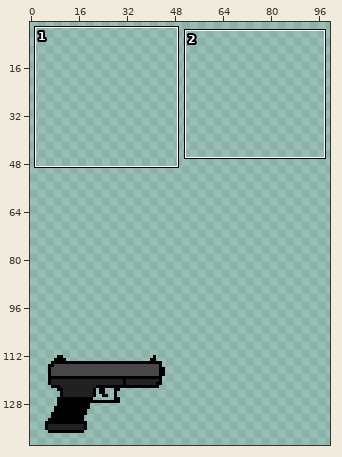
Sprite sheet, stored at Assets/Object/glock.png. Above: a wide view before the commit, with the close-up outlined.
Close-up. Before:
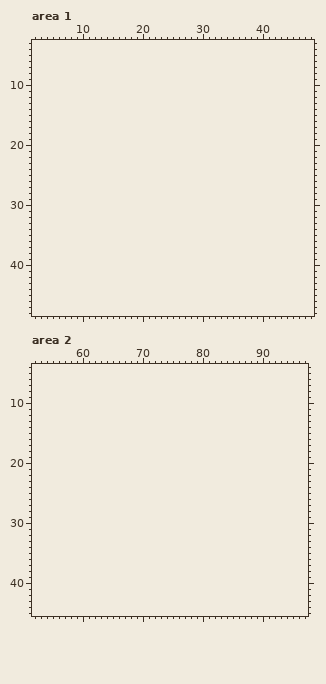
The file is 40x26 pixels. Shown: area 1: x 2..48, y 3..48; area 2: x 52..97, y 4..45. The old version is drawn lined up with the new one, on the new canvas. The wide view leaves out empty margins. The commit also changed other parts of the picture, which this record leaves out.
Palette (. is transparent): 
Once edited:
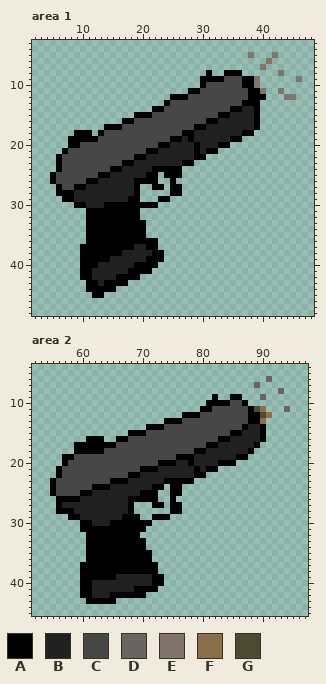
Colours new in this view: A #000000  B #212121  C #474747  D #6d6262  E #80746c  F #8b6e4c  G #4f4b32
From old to new:
canvas 40x26 -> 100x150, the old top-left corner now at 5,112
Changed rows in their new state; - is an unchanged pixel.
Area 1:
first column x 5:
 5 ---------------------------------E---E----
 6 ------------------------------------E-----
 7 -----------------------------------E------
 8 --------------------------A--AAA------E---
 9 -------------------------AAAACCCAAE------E
10 -------------------------ACCCCCCAAE-------
11 -----------------------AACCCCCCCCAAE--E---
12 --------------------AAACCCCCCCCCCAAA---EE-
13 -------------------ACCCCCCCCCCCCAAA-------
14 -----------------AACCCCCCCCCCCAABBA-------
15 --------------AAACCCCCCCCCCCAABBBBA-------
16 ------------AACCCCCCCCCCCCAABBBBBBA-------
17 ---------AAACCCCCCCCCCCCAABBBBBBBBA-------
18 ----AAA-ACCCCCCCCCCCCCAABBBBBBBBAA--------
19 ---AAAAACCCCCCCCCCCCAABABBBBBBAA----------
20 ---AACCCCCCCCCCCCCAABBBBABBBAA------------
21 --ACCCCCCCCCCCCCAABBBBBBABAA--------------
22 -ACCCCCCCCCCCCAABBBBBBBBAA----------------
23 -ACCCCCCCCCCAABBBBBBBBAA------------------
24 -ACCCCCCCCAABBBBBAAAAA--------------------
25 ACCCCCCCAABBBBBBAA-AAA--------------------
26 ACCCCCAABBBBBBAAAA--A---------------------
27 -ACCAABBBBBBBBA--AA-AA--------------------
28 -AAABBBBBBBBBBA-----AA--------------------
29 --AABBBBBBBBBAA---AA----------------------
30 ----AABBBAAAAAAAAA------------------------
31 ------AAAAAAAAA---------------------------
32 ------AAAAAAAAA---------------------------
33 ------AAAAAAAAAA--------------------------
34 ------AAAAAAAAAA--------------------------
35 ------AAAAAAAAAA--------------------------
36 ------AAAAAAAAAAAA------------------------
37 -----AAAAAAAAABBAA------------------------
38 -----AAAAAAABBBBBAA-----------------------
39 -----AAAAABBBBBBAAA-----------------------
40 -----AAABBBBBBAAAA------------------------
41 -----AABBBBBBAAAA-------------------------
42 -----AABBBBAAAA---------------------------
43 ------AABAAAA-----------------------------
44 ------AAAAA-------------------------------
45 -------AA---------------------------------
Area 2:
first column x 55:
 6 ------------------------------------D---
 7 ----------------------------------D-----
 8 --------------------------------------D-
 9 ---------------------------A--AA---D----
10 --------------------------AAAACCA-------
11 -------------------------AACCCCCCAGF---D
12 ----------------------AAACCCCCCCCAAGF---
13 -------------------AAACCCCCCCCCCCAAF----
14 ----------------AAACCCCCCCCCCCCCABBA----
15 -------------AAACCCCCCCCCCCCCCAABBBA----
16 ------AAA--AACCCCCCCCCCCCCCCAABBBBBA----
17 ----AAAAAAACCCCCCCCCCCCCCCAABBBBBBA-----
18 ----AAAAACCCCCCCCCCCCCCCAABBBBBBBA------
19 --AACCCCCCCCCCCCCCCCCAAABBBBBBBAA-------
20 --ACCCCCCCCCCCCCCCAAABBABBBBAAA---------
21 -ACCCCCCCCCCCCCAAABBBBBBABAA------------
22 -ACCCCCCCCCCCAABBBBBBBBBAA--------------
23 ACCCCCCCCCAAABBBBBBAAAAA----------------
24 ACCCCCCAAABBBBBBBAA-AA------------------
25 ACCCCAABBBBBBBBAAA--AA------------------
26 -AAAABBBBBBBBAAAAA--A-------------------
27 -ABBBBBBBBBBBA---AA-AA------------------
28 -AAABBBBBBBBBA------AA------------------
29 ---AABBBBBBBAAA--AAA--------------------
30 -----AABBBAAAAAAA-----------------------
31 -----AAAAAAAAAAA------------------------
32 ------AAAAAAAAA-------------------------
33 ------AAAAAAAAAA------------------------
34 ------AAAAAAAAAA------------------------
35 ------AAAAAAAAAAA-----------------------
36 ------AAAAAAAAAAA-----------------------
37 -----AAAAAAAAAAAAA----------------------
38 -----AAAAAAAAAAAAA----------------------
39 -----AAAAAABBBBBBAA---------------------
40 -----AABBBBBBBBBBAA---------------------
41 -----AABBBBBBBAAAA----------------------
42 -----AABBBAAAAAA------------------------
43 ------AAAAA-----------------------------
